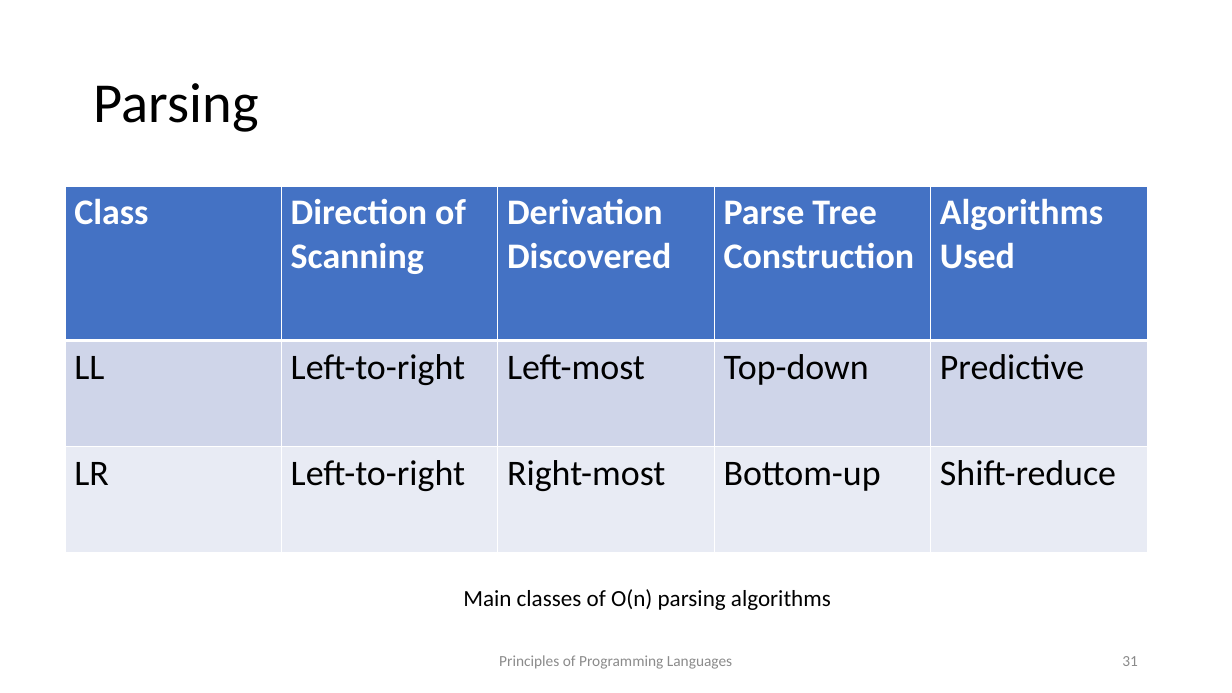
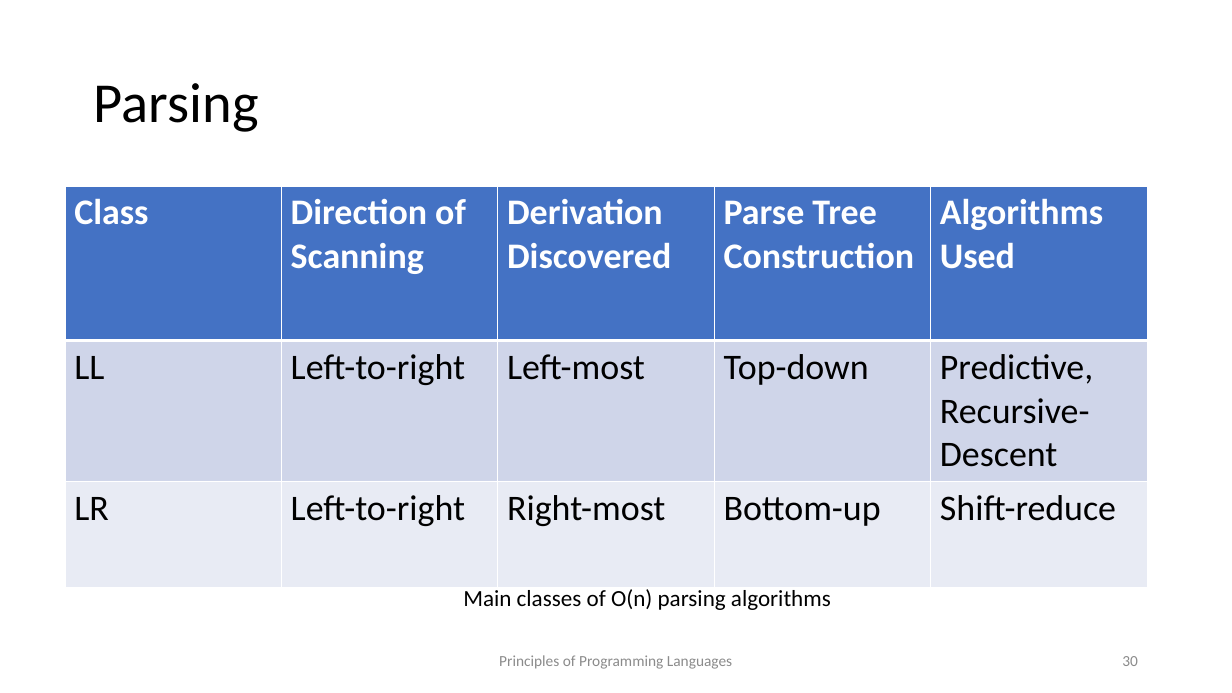
Before and after one commit to kongm/pl-design, a slide deck: slide 30 of C3-SyntacticAnalysis.pptx (slide 31 before the commit). Drawn at 1232x693 pixels with LibreOffice and Linux fonts; fonts in the diff are those of the drawing. Boxes give left, top, right and bottom in pixels: in the first picture for what was removed or moved away, otherwise in the second. Text is boxed around its words. In the diff, an @@ line names an element or a change of style, - is before the commit and + after.

```diff
--- a/C3-SyntacticAnalysis.pptx
+++ b/C3-SyntacticAnalysis.pptx
@@ table at (65,186,1146,585) @@
-row 2, column 5: Predictive
+row 2, column 5: Predictive, / Recursive-Descent
@@ page number at (1122,656,1138,666): text changed @@
-31
+30
```
Also in this commit, not shown: 3 other slides changed, 2 slides added, 1 other file.
